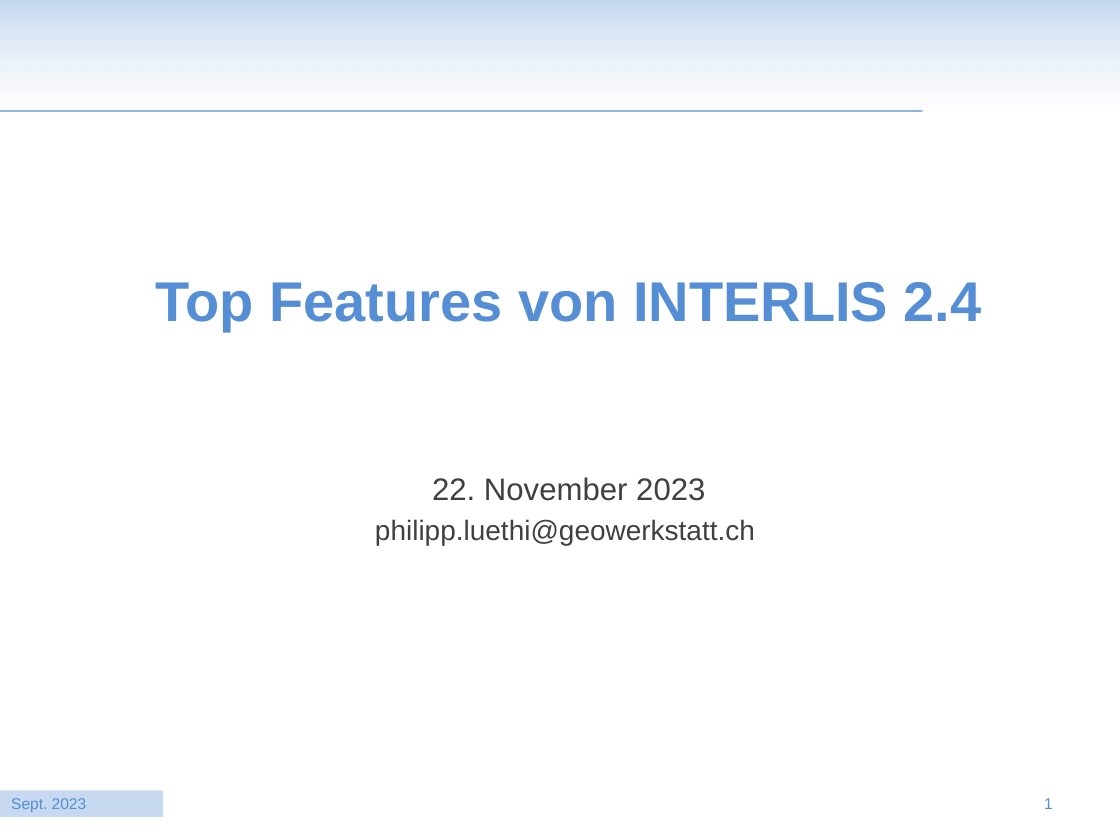
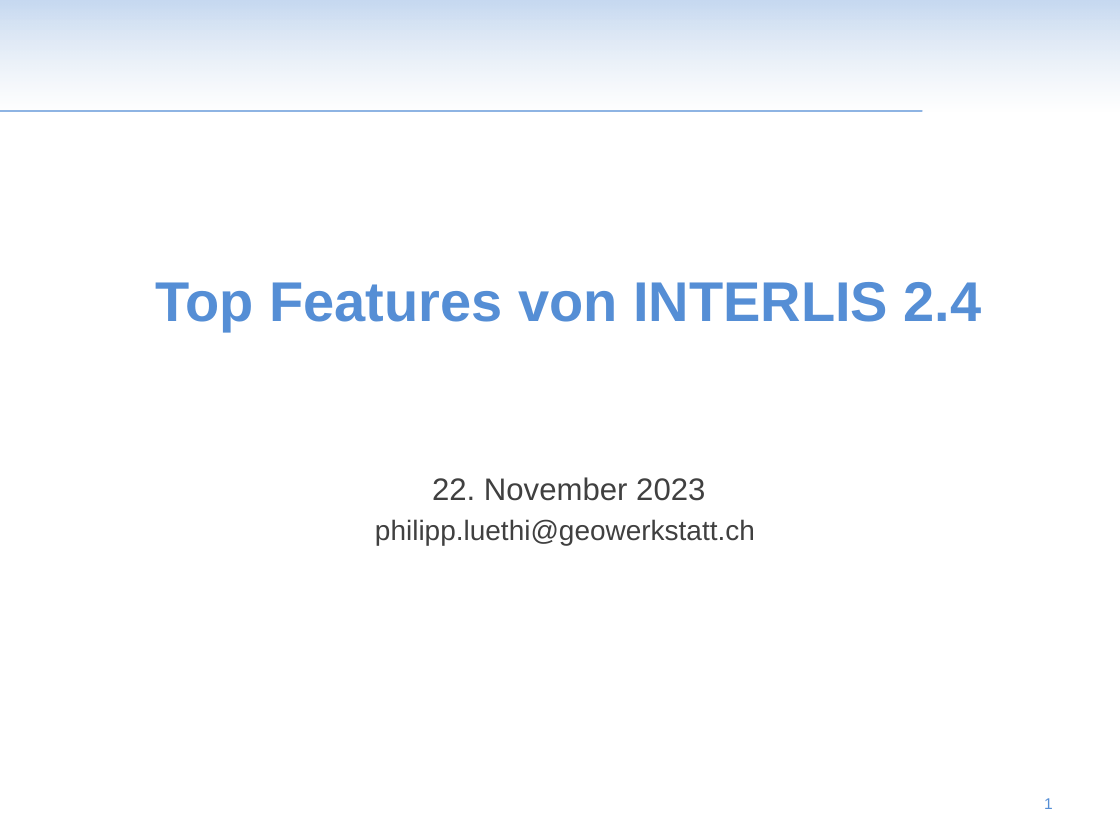
Before and after one commit to moflexch/awt3_validierung, a slide deck: slide 1 of vortrag/20231122_LuethiPhilipp_Neuerungen INTERLIS 2.4.pptx. Drawn at 1120x840 pixels with LibreOffice and Linux fonts; fonts in the diff are those of the drawing; background and template pictures are left out. Boxes give left, top, right and bottom in pixels: in the first picture for what was removed or moved away, otherwise in the second. Text is boxed around its words. In the diff, an @@ line names an element or a change of style, - is before the commit and + after.

```diff
--- a/vortrag/20231122_LuethiPhilipp_Neuerungen INTERLIS 2.4.pptx
+++ b/vortrag/20231122_LuethiPhilipp_Neuerungen INTERLIS 2.4.pptx
@@ rectangle removed at [0,791,164,818] @@
-Sept. 2023
```
Also in this commit, not shown: 10 other slides changed.
